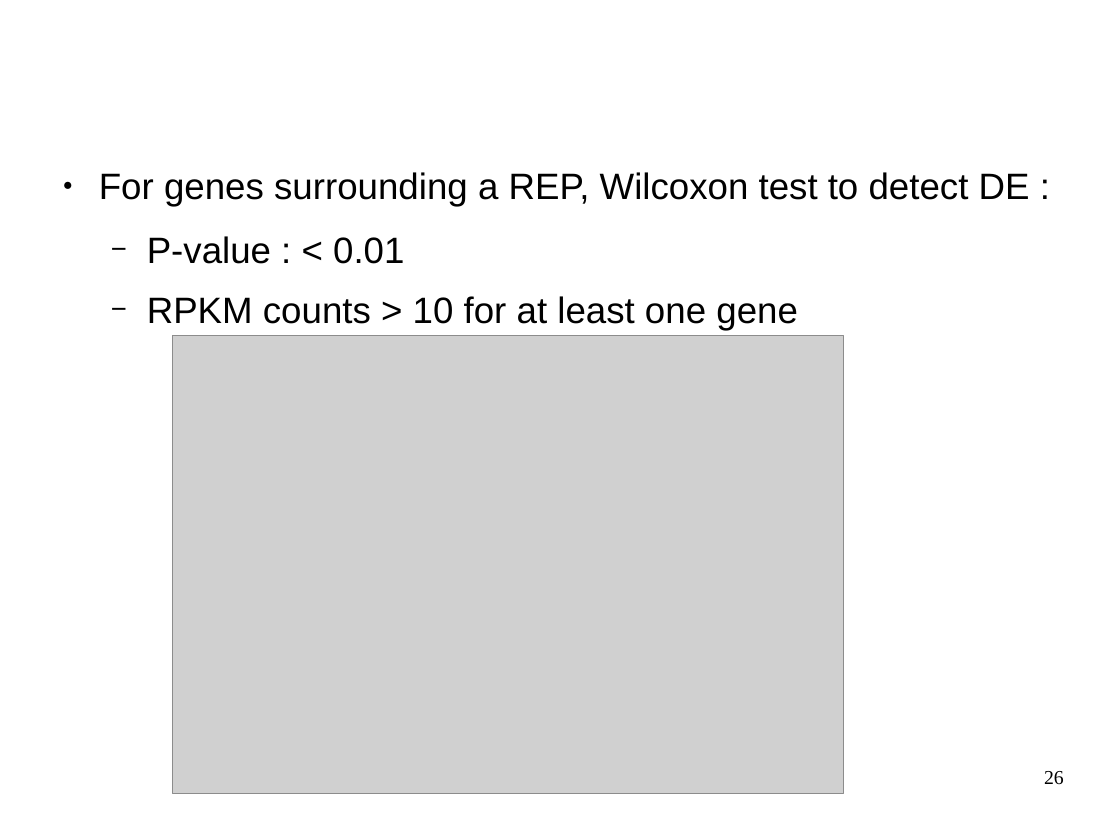
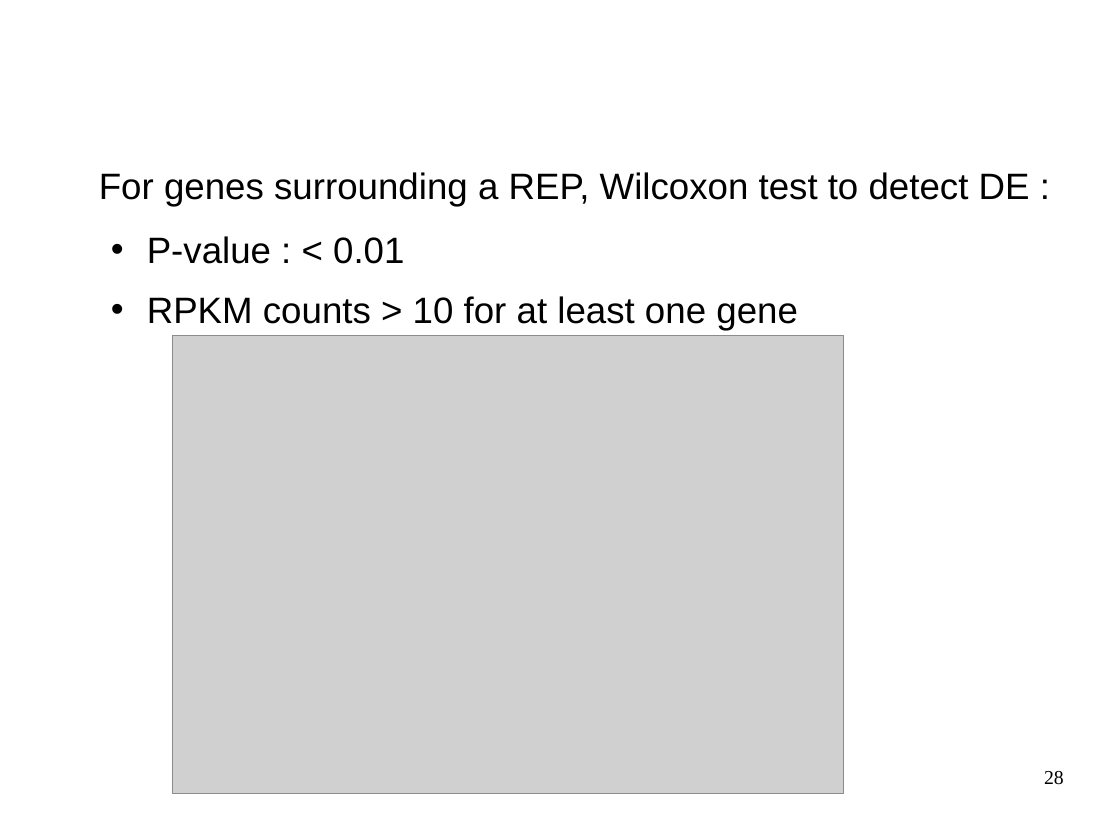
Before and after one commit to mesmeraf/stage_M2, a slide deck: slide 28 of presentations/presentation_labo_03-19.odp (slide 26 before the commit). Drawn at 1120x840 pixels with LibreOffice and Linux fonts; fonts in the diff are those of the drawing; grey boxes stand for pictures; background and template pictures are left out. Boxes give left, top, right and bottom in pixels: in the first picture for what was removed or moved away, otherwise in the second. Text is boxed around its words. In the diff, an @@ line names an element or a change of style, - is before the commit and + after.

```diff
--- a/presentations/presentation_labo_03-19.odp
+++ b/presentations/presentation_labo_03-19.odp
@@ text "For genes surrounding a REP, ..." at (x1=99, y1=172, x2=1030, y2=330): bullet ● to none; bullet − to • @@
@@ page number at (x1=1044, y1=771, x2=1064, y2=785): text changed @@
-26
+28
```
Also in this commit, not shown: 18 other slides changed, 2 slides added, 3 other files.
